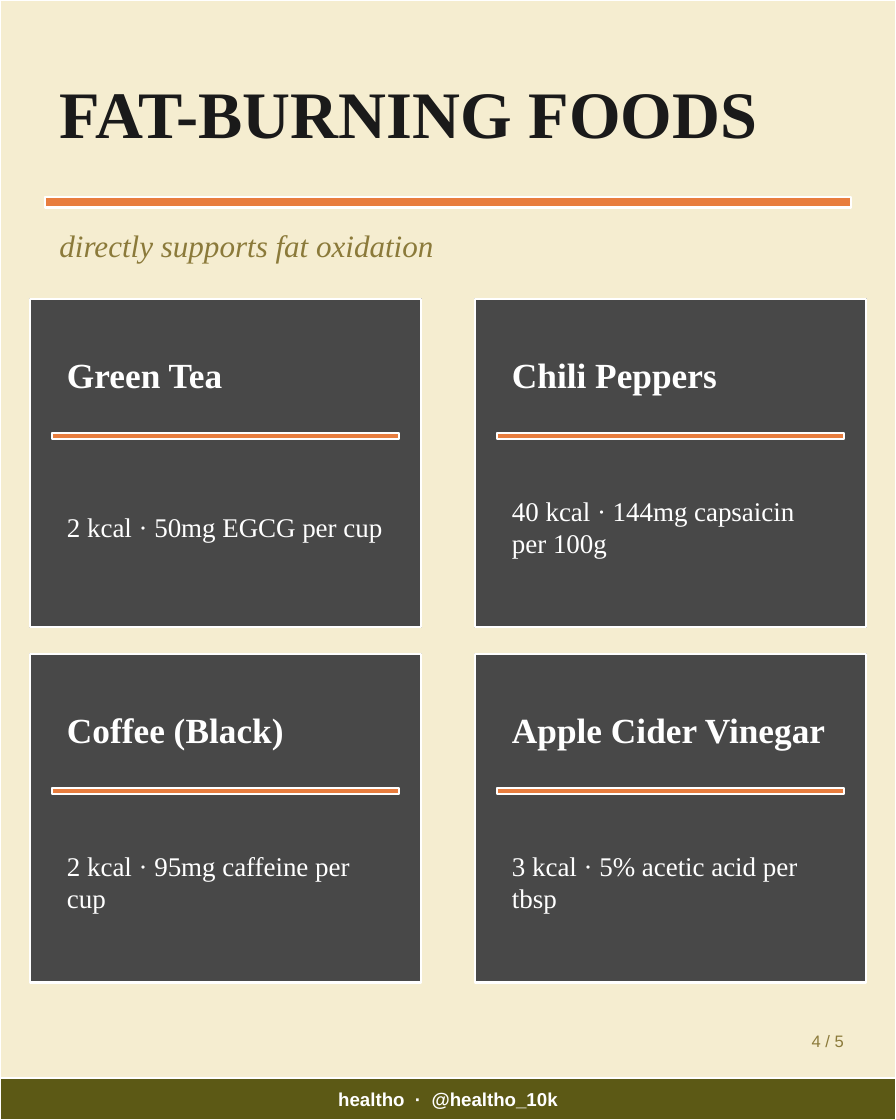
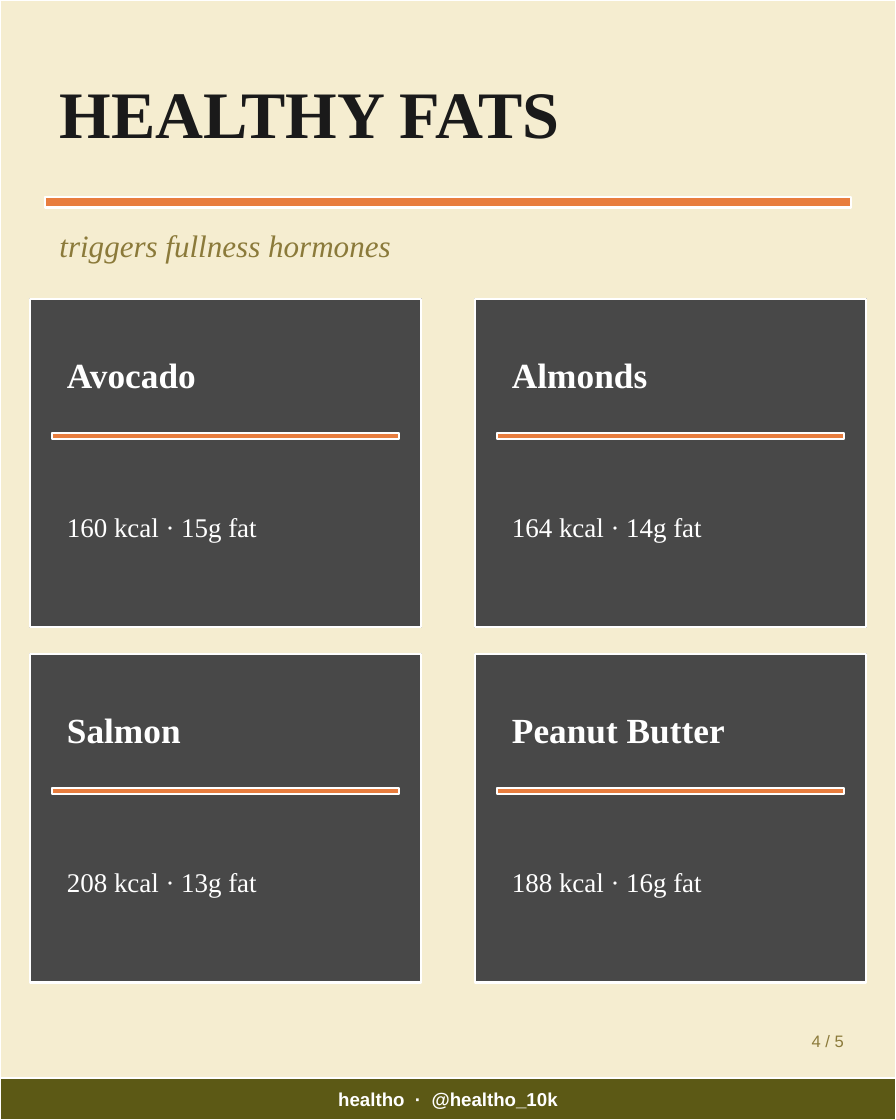
Before and after one commit to healtho-app/healtho, a slide deck: slide 4 of automation/output/latest-carousel.pptx. Drawn at 896x1120 pixels with LibreOffice and Linux fonts; fonts in the diff are those of the drawing; grey boxes stand for pictures. Boxes give left, top, right and bottom in pixels: in the first picture for what was removed or moved away, otherwise in the second. Text is boxed around its words. In the diff, an @@ line names an element or a change of style, - is before the commit and + after.

```diff
--- a/automation/output/latest-carousel.pptx
+++ b/automation/output/latest-carousel.pptx
@@ text at bbox=[59, 94, 560, 139]: text changed @@
-FAT-BURNING FOODS
+HEALTHY FATS
@@ text at bbox=[59, 235, 391, 263]: text changed @@
-directly supports fat oxidation
+triggers fullness hormones
@@ text at bbox=[67, 363, 196, 389]: text changed @@
-Green Tea
+Avocado
@@ text at bbox=[512, 363, 647, 389]: text changed @@
-Chili Peppers
+Almonds
@@ text at bbox=[67, 518, 256, 542]: text changed @@
-2 kcal · 50mg EGCG per cup
+160 kcal · 15g fat
@@ text at bbox=[512, 518, 701, 542]: text changed @@
-40 kcal · 144mg capsaicin per 100g
+164 kcal · 14g fat
@@ text at bbox=[67, 718, 181, 744]: text changed @@
-Coffee (Black)
+Salmon
@@ text at bbox=[512, 720, 725, 744]: text changed @@
-Apple Cider Vinegar
+Peanut Butter
@@ text at bbox=[67, 873, 256, 898]: text changed @@
-2 kcal · 95mg caffeine per cup
+208 kcal · 13g fat
@@ text at bbox=[512, 873, 701, 898]: text changed @@
-3 kcal · 5% acetic acid per tbsp
+188 kcal · 16g fat
```
Also in this commit, not shown: 4 other slides changed, 5 other files.
